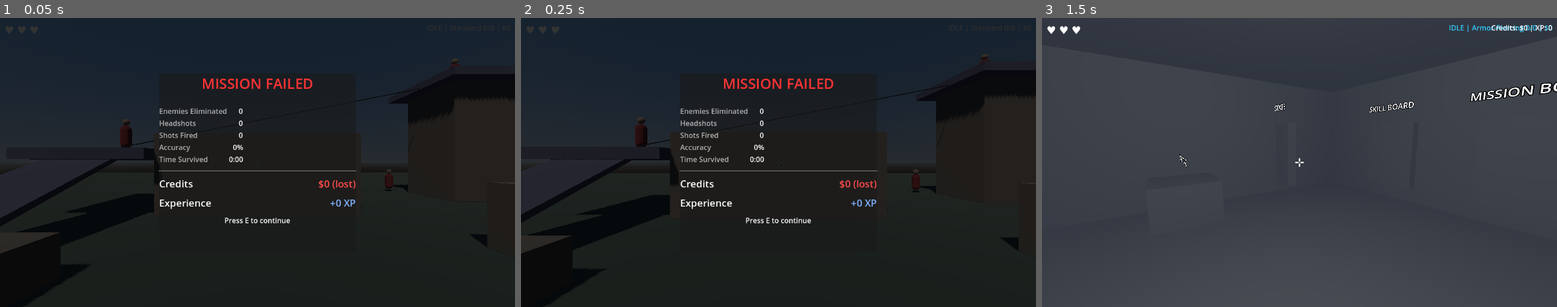
Above: before the commit, frames 1-3 (left to right).
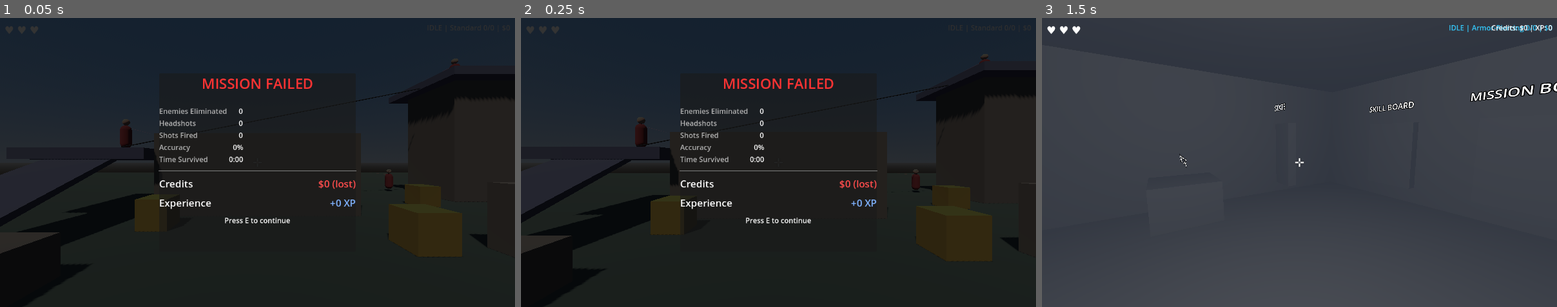
Above: after the commit, the same moments.

Repository: artemiiShabanov/UntitledSniperGame
Game: Godot game, scene res://scenes/dev/dev_test.tscn
Same seed, same stepped clock (60 frames per second), same inputs: the game is played once before the commit and once after it. This scene is started directly instead of the project's main scene.
Inputs (mouse positions are in pixels of both pictures, inside the frame that each line leads up to):
- Up to frame 1 (0.05 s): no input
- Up to frame 2 (0.25 s): no input
- Up to frame 3 (1.5 s): tap E (interact) at 0.5, 1.25 s; move the mouse to (1412, 148) at 0.52 s; hold D (move_right) 0.53-1.28 s; tap 1 (ammo_1) at 0.6 s; tap Space (jump) at 0.77 s; move the mouse to (1196, 176) at 1.27 s; hold S (move_backward) from 1.28 s (still down); tap 2 (ammo_2) at 1.35 s

The runs differ from the first frame. In frame 1, 0.3% of the frame differs, in the area x 26-86%, y 57-70%; in frame 2, 0.3%, in the area x 25-88%, y 58-71%; in frame 3, nothing differs.

Commit message:
Destructible targets: box type with credit rewards
- DestructibleTarget class: health, on_bullet_hit, credit/XP reward,
  visual destruction (darken), auto-cleanup after 5 seconds
- Destructible box scene (50 HP, +$25/+10 XP, warm yellow mesh)
- RunManager: record_target_destroyed(), target_destroyed_with_info signal,
  targets_destroyed stat tracked in run_stats
- Kill feed: "TARGET DESTROYED | +$X" in warm yellow
- Result screen: shows targets destroyed count
- 8 boxes placed in Industrial Yard (including 1 high-value far-north)
- 3 boxes placed in dev test level
- Updated GDD and PLAN

Co-Authored-By: Claude Opus 4.6 <noreply@anthropic.com>

Diff:
--- a/scenes/dev/dev_test.tscn
+++ b/scenes/dev/dev_test.tscn
@@ -6,6 +6,7 @@
 [ext_resource type="Script" uid="uid://bt0op02i13jd1" path="res://scripts/world/spawn_point.gd" id="4_spawn_point"]
 [ext_resource type="PackedScene" path="res://scenes/world/extraction_zone.tscn" id="5_extraction"]
 [ext_resource type="Resource" uid="uid://damul4spf4c47" path="res://data/levels/dev_test_data.tres" id="6_level_data"]
+[ext_resource type="PackedScene" path="res://scenes/world/destructible_box.tscn" id="7_destructible"]
 
 [sub_resource type="ProceduralSkyMaterial" id="ProceduralSkyMaterial_1"]
 
@@ -224,3 +225,12 @@
 
 [node name="ExtractionZone2" parent="." instance=ExtResource("5_extraction")]
 transform = Transform3D(1, 0, 0, 0, 1, 0, 0, 0, 1, 20, 0, 15)
+
+[node name="DBox1" parent="." instance=ExtResource("7_destructible")]
+transform = Transform3D(1, 0, 0, 0, 1, 0, 0, 0, 1, 5, 0, -6)
+
+[node name="DBox2" parent="." instance=ExtResource("7_destructible")]
+transform = Transform3D(1, 0, 0, 0, 1, 0, 0, 0, 1, -4, 0, -8)
+
+[node name="DBox3" parent="." instance=ExtResource("7_destructible")]
+transform = Transform3D(1, 0, 0, 0, 1, 0, 0, 0, 1, 10, 0, -12)
--- /dev/null
+++ b/scenes/world/destructible_box.tscn
@@ -0,0 +1,28 @@
+[gd_scene load_steps=5 format=3]
+
+[ext_resource type="Script" path="res://scripts/world/destructible_target.gd" id="1_script"]
+
+[sub_resource type="BoxShape3D" id="BoxShape3D_1"]
+size = Vector3(1.2, 1.2, 1.2)
+
+[sub_resource type="StandardMaterial3D" id="StandardMaterial3D_1"]
+albedo_color = Color(0.7, 0.55, 0.2, 1)
+
+[sub_resource type="BoxMesh" id="BoxMesh_1"]
+material = SubResource("StandardMaterial3D_1")
+size = Vector3(1.2, 1.2, 1.2)
+
+[node name="DestructibleBox" type="StaticBody3D"]
+collision_layer = 1
+collision_mask = 0
+script = ExtResource("1_script")
+
+[node name="CollisionShape3D" type="CollisionShape3D" parent="."]
+transform = Transform3D(1, 0, 0, 0, 1, 0, 0, 0, 1, 0, 0.6, 0)
+shape = SubResource("BoxShape3D_1")
+
+[node name="Mesh" type="Node3D" parent="."]
+
+[node name="Box" type="MeshInstance3D" parent="Mesh"]
+transform = Transform3D(1, 0, 0, 0, 1, 0, 0, 0, 1, 0, 0.6, 0)
+mesh = SubResource("BoxMesh_1")
--- a/scripts/systems/run_manager.gd
+++ b/scripts/systems/run_manager.gd
@@ -22,6 +22,7 @@
 signal threat_phase_changed(phase: ThreatPhase)
 signal enemy_killed_with_info(info: Dictionary)  ## {enemy, headshot, distance, credits, xp}
 signal npc_killed_with_info(info: Dictionary)  ## {penalty, npc_kills}
+signal target_destroyed_with_info(info: Dictionary)  ## {credits, xp}
 
 ## ── Exports ──────────────────────────────────────────────────────────────────
 
@@ -143,6 +144,7 @@
 		"contract_bonus_credits": 0,
 		"contract_bonus_xp": 0,
 		"npc_kills": 0,
+		"targets_destroyed": 0,
 	}
 
 	# Load the level
@@ -358,6 +360,22 @@
 		"npc_kills": run_stats.npc_kills,
 	}
 	npc_killed_with_info.emit(info)
+
+
+## ── Target Destruction ──────────────────────────────────────────────────────
+
+func record_target_destroyed(credits: int, xp: int) -> void:
+	## Records a destructible target being destroyed. Awards credits and XP.
+	run_stats.targets_destroyed = run_stats.get("targets_destroyed", 0) + 1
+	add_run_credits(credits)
+	add_run_xp(xp)
+
+	var info := {
+		"credits": credits,
+		"xp": xp,
+		"targets_destroyed": run_stats.targets_destroyed,
+	}
+	target_destroyed_with_info.emit(info)
 
 
 ## ── Threat Phase ────────────────────────────────────────────────────────────
--- a/scripts/ui/kill_feed.gd
+++ b/scripts/ui/kill_feed.gd
@@ -11,6 +11,7 @@
 func _ready() -> void:
 	RunManager.enemy_killed_with_info.connect(_on_enemy_killed)
 	RunManager.npc_killed_with_info.connect(_on_npc_killed)
+	RunManager.target_destroyed_with_info.connect(_on_target_destroyed)
 
 
 func _process(delta: float) -> void:
@@ -74,3 +75,12 @@
 	label.add_theme_color_override("font_color", Color(1.0, 0.2, 0.2))  # Bright red
 	add_child(label)
 	_entries.append({"label": label, "timer": DISPLAY_DURATION})
+
+
+func _on_target_destroyed(info: Dictionary) -> void:
+	var label := Label.new()
+	label.horizontal_alignment = HORIZONTAL_ALIGNMENT_RIGHT
+	label.text = "TARGET DESTROYED | +$%d" % info.credits
+	label.add_theme_color_override("font_color", Color(0.9, 0.75, 0.3))  # Warm yellow
+	add_child(label)
+	_entries.append({"label": label, "timer": DISPLAY_DURATION})
--- a/scripts/ui/run_result_screen.gd
+++ b/scripts/ui/run_result_screen.gd
@@ -68,6 +68,11 @@
 	if longest_kill > 0.0:
 		_add_stat_row("Longest Kill", "%.0fm" % longest_kill)
 
+	# Targets destroyed
+	var targets_destroyed: int = stats.get("targets_destroyed", 0)
+	if targets_destroyed > 0:
+		_add_stat_row("Targets Destroyed", str(targets_destroyed))
+
 	# NPC kills (penalty)
 	var npc_kills: int = stats.get("npc_kills", 0)
 	if npc_kills > 0:
--- /dev/null
+++ b/scripts/world/destructible_target.gd
@@ -0,0 +1,51 @@
+class_name DestructibleTarget
+extends StaticBody3D
+## A destructible object that can be shot for credits.
+## Place in levels as static targets. Breaks on bullet hit.
+
+signal target_destroyed(target: DestructibleTarget)
+
+@export var health: float = 50.0
+@export var credit_reward: int = 25
+@export var xp_reward: int = 10
+
+var is_destroyed: bool = false
+
+@onready var mesh: Node3D = $Mesh
+
+
+func on_bullet_hit(bullet: Bullet, _collision: KinematicCollision3D) -> void:
+	if is_destroyed:
+		return
+
+	health -= bullet.damage
+	if health <= 0.0:
+		_destroy()
+
+
+func _destroy() -> void:
+	is_destroyed = true
+	target_destroyed.emit(self)
+
+	# Report reward
+	RunManager.record_target_destroyed(credit_reward, xp_reward)
+
+	# Visual — darken and shrink
+	if mesh:
+		var mat := StandardMaterial3D.new()
+		mat.albedo_color = Color(0.15, 0.12, 0.1)
+		for child in mesh.get_children():
+			if child is MeshInstance3D:
+				child.material_override = mat
+			elif child is CSGShape3D:
+				child.material = mat
+
+	# Disable collision
+	set_deferred("collision_layer", 0)
+	set_deferred("collision_mask", 0)
+
+	# Remove after delay
+	var tree := get_tree()
+	if tree:
+		var timer := tree.create_timer(5.0)
+		timer.timeout.connect(func(): if is_instance_valid(self): queue_free())
--- a/scripts/world/industrial_yard_level.gd
+++ b/scripts/world/industrial_yard_level.gd
@@ -19,6 +19,7 @@
 	_create_extraction_zones()
 	_create_ziplines()
 	_create_activity_points()
+	_create_destructibles()
 
 
 ## ── Spawn Points ───────────────────────────────────────────────────────────
@@ -220,6 +221,44 @@
 	add_child(ap)
 
 
+## ── Destructible Targets ─────────────────────────────────────────────────
+
+func _create_destructibles() -> void:
+	var box_scene := preload("res://scenes/world/destructible_box.tscn")
+
+	# Near warehouse A dock — supply crates
+	_add_destructible(box_scene, "DBox_Dock1", Vector3(3, 0, -24))
+	_add_destructible(box_scene, "DBox_Dock2", Vector3(6, 0, -23))
+
+	# Near containers — loose cargo
+	_add_destructible(box_scene, "DBox_Containers1", Vector3(-10, 0, -18))
+	_add_destructible(box_scene, "DBox_Containers2", Vector3(14, 0, -16))
+
+	# Yard center — exposed targets
+	_add_destructible(box_scene, "DBox_YardCenter", Vector3(-3, 0, -8))
+
+	# Near warehouse B — supplies
+	_add_destructible(box_scene, "DBox_WarehouseB", Vector3(53, 0, -38))
+
+	# Near silos — equipment box
+	_add_destructible(box_scene, "DBox_Silos", Vector3(-70, 0, -50))
+
+	# Far north — high-value distant target
+	var far_box: DestructibleTarget = box_scene.instantiate()
+	far_box.name = "DBox_FarNorth"
+	far_box.position = Vector3(10, 0, -115)
+	far_box.credit_reward = 50  # Extra reward for distance
+	far_box.xp_reward = 20
+	add_child(far_box)
+
+
+func _add_destructible(scene: PackedScene, box_name: String, pos: Vector3) -> void:
+	var box: DestructibleTarget = scene.instantiate()
+	box.name = box_name
+	box.position = pos
+	add_child(box)
+
+
 ## ── Ziplines ───────────────────────────────────────────────────────────────
 
 func _create_ziplines() -> void:
Not shown, changed: GDD.md
Not shown, changed: PLAN.md
